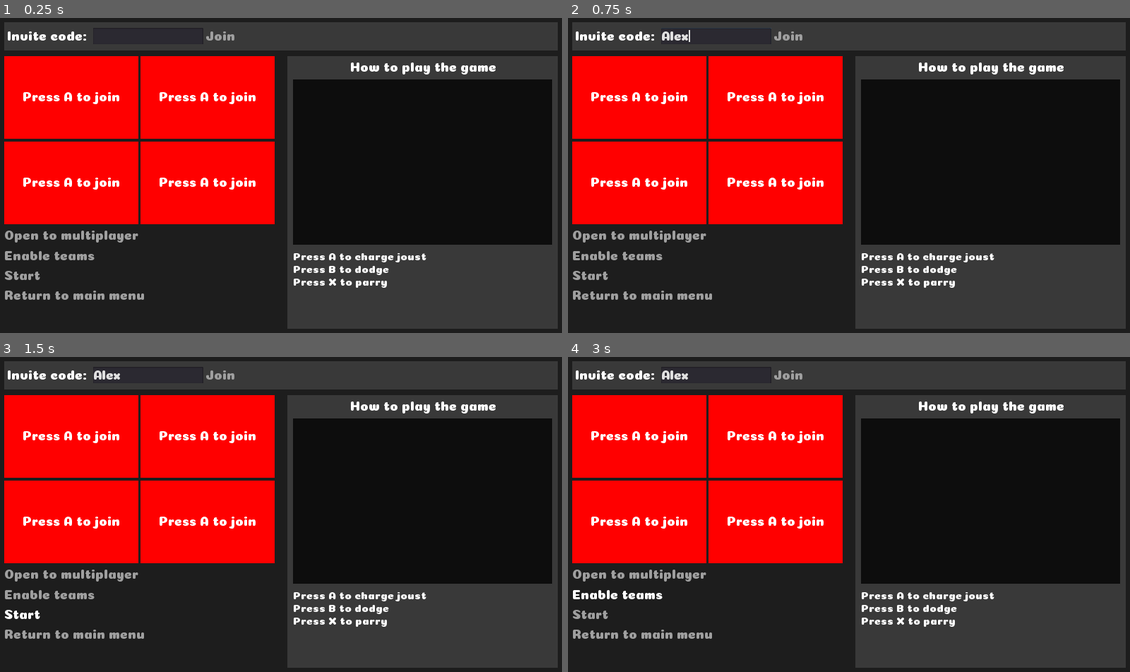
Above: before the commit, frames 1-4 (two rows, left to right).
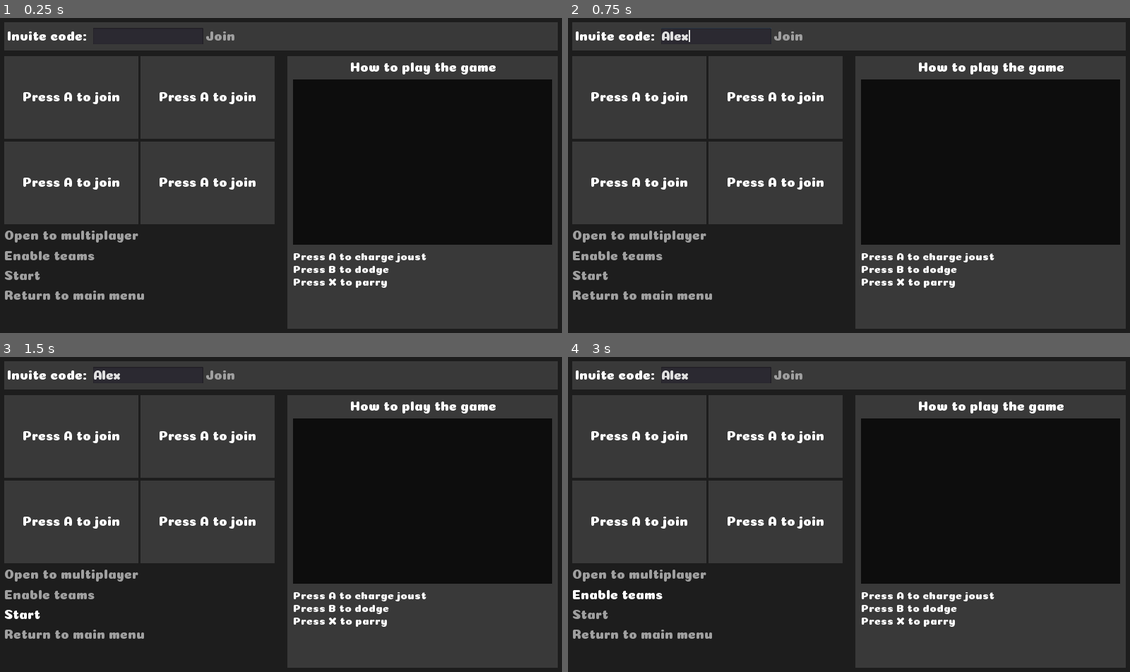
Above: after the commit, the same moments.

Repository: Lunatic-Games/turtle-jousting
Game: Godot game, scene res://ui/lobby/lobby.tscn
Same seed, same stepped clock (60 frames per second), same inputs: the game is played once before the commit and once after it.
Inputs (mouse positions are in pixels of both pictures, inside the frame that each line leads up to):
- Up to frame 1 (0.25 s): no input
- Up to frame 2 (0.75 s): click (714, 36) at 0.52 s; type "Alex" at 0.6 s
- Up to frame 3 (1.5 s): click "Start" at 1.25 s
- Up to frame 4 (3 s): click "Start" at 2 s; click "Enable teams" at 2.75 s

The runs differ from the first frame. In frame 1, 24% of the frame differs, in the area x 0-49%, y 12-66%; in frame 2, 24%; in frame 3, 24%; in frame 4, 24%.

Commit message:
Reset color

Diff:
--- a/ui/lobby/player_slot.gd
+++ b/ui/lobby/player_slot.gd
@@ -2,10 +2,10 @@
 
 var device_id
 var color_i = 0
+onready var DEFAULT_COLOR = color
 const COLORS = [Color.red, Color.blue, Color.green, Color.yellow]
 
 func _ready():
-	color = COLORS[color_i]
 	rset_config("color", MultiplayerAPI.RPC_MODE_REMOTE)
 
 func _input(event):
@@ -31,9 +31,13 @@
 
 func reset():
 	$CenterContainer/Name.text = "Press A to join"
+	color_i = 0
+	color = DEFAULT_COLOR
 	#device_id = null
 
 func player_loaded(number, dev_id = null):
 	if dev_id != null:
 		device_id = dev_id
+	color_i = 0
+	color = COLORS[color_i]
 	$CenterContainer/Name.text = "Player " + str(number)
